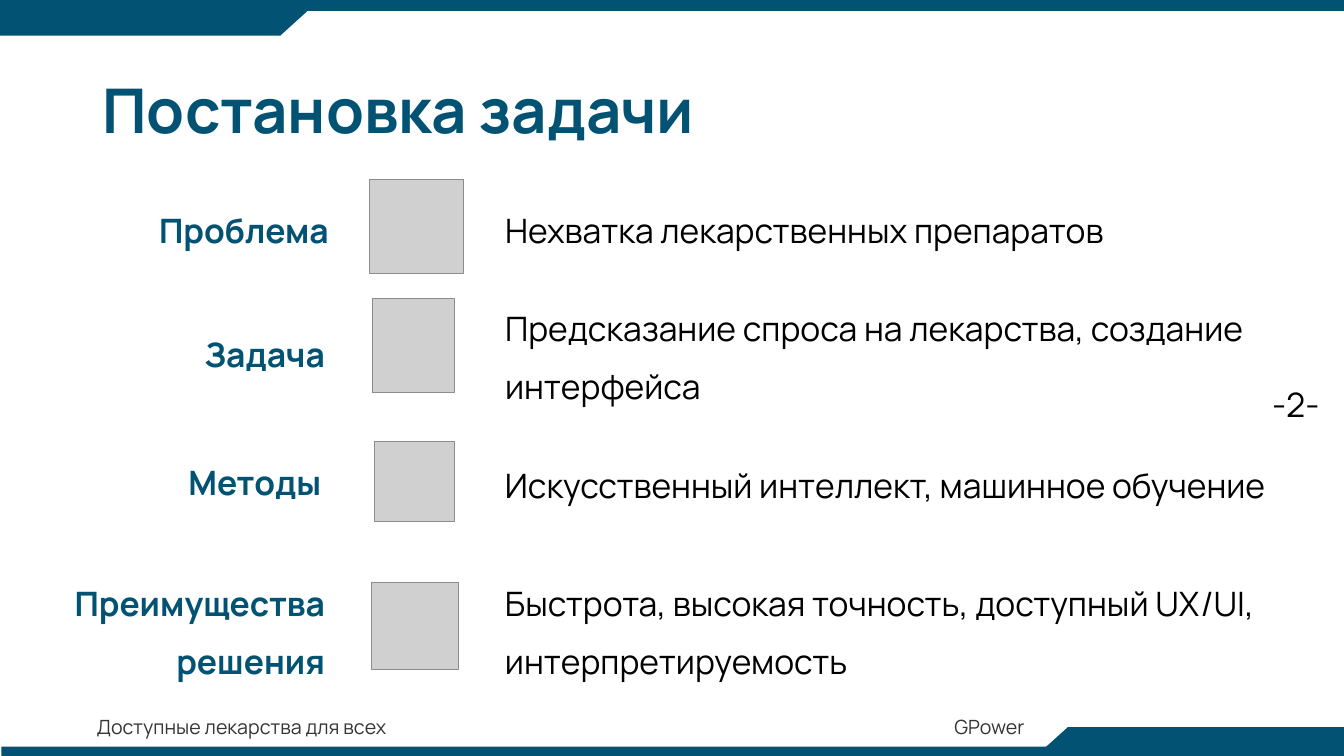
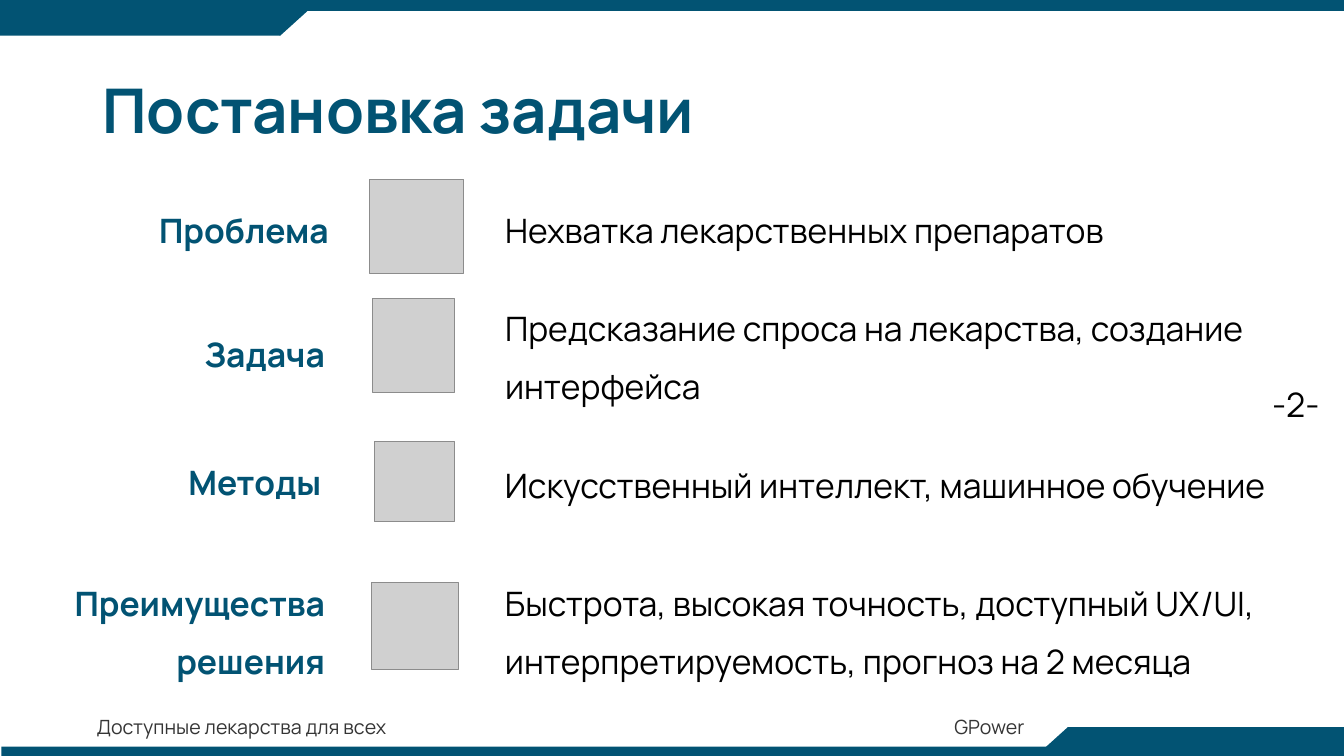
Before and after one commit to Tribble58/spb_medicine, a slide deck: slide 2 of Защита.pptx. Drawn at 1344x756 pixels with LibreOffice and Linux fonts; fonts in the diff are those of the drawing; grey boxes stand for pictures; background and template pictures are left out. Boxes give left, top, right and bottom in pixels: in the first picture for what was removed or moved away, otherwise in the second. Text is boxed around its words. In the diff, an @@ line names an element or a change of style, - is before the commit and + after.

```diff
--- a/Защита.pptx
+++ b/Защита.pptx
@@ text at [505,591,1254,682]: text changed @@
-Быстрота, высокая точность, доступный UX/UI, интерпретируемость
+Быстрота, высокая точность, доступный UX/UI, интерпретируемость, прогноз на 2 месяца
```
